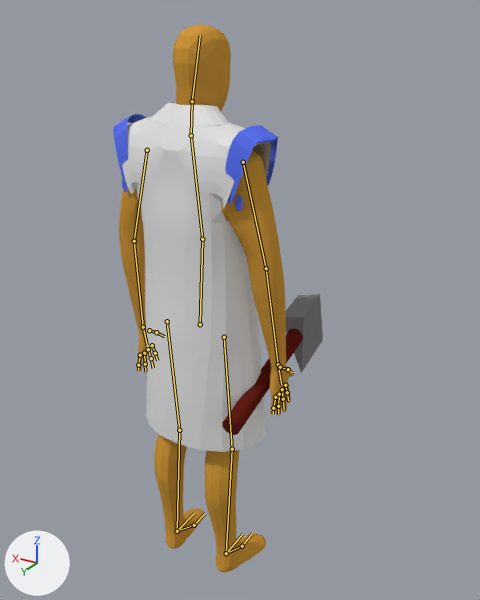
The Blender file RTS Dev Project/Assets/Models/Characters/greek/greek_carpenter.blend as it was, and as the next commit left it.
The view is the same before and after, from a 50 mm camera at (-3.32, 4.88, 5.59) aimed at (0.13, -0.87, 2.72). Lighting does not change. The marker at lower left points along +X, +Y and +Z. The bones that bend it are drawn over the model as lines.

Objects in the first picture: 'herramienta', 'human', 'roba', 'roba1'.
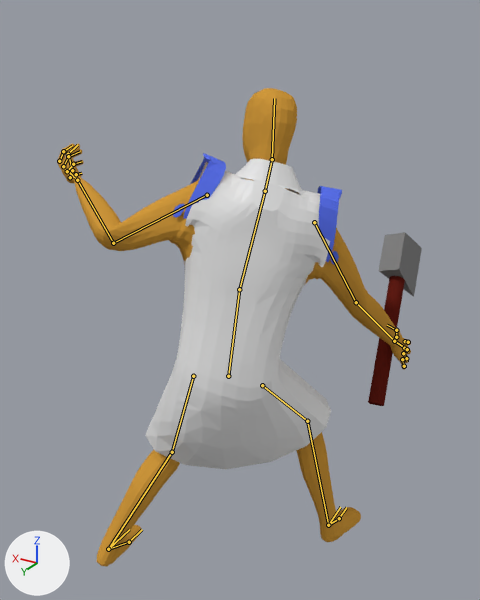
The newer file adds an action. The first version stands in its rest pose; the second is drawn at frame 20 of the action 'attack'.

The change in detail:
Bone 'torso' (bone_torso) moves from (0.0, 0.0, 0.0) to (0.226, -0.276, 0.016).
Bone 'torso' (bone_torso) turns from (0, 0, 0) to (-12, 27, -5) degrees about its own x, y and z.
Bone 'chest' (bone_chest) turns from (0, 0, 0) to (-1, 4, 7) degrees about its own x, y and z.
Bone 'head' (bone_head) turns from (0, 0, 0) to (-1, 21, 9) degrees about its own x, y and z.
Bone 'upper arm.L' (bone_upper_arm_l) moves from (0.0, 0.0, 0.0) to (0.035, -0.011, -0.005).
Bone 'hand.L' (bone_hand_l) turns from (0, 0, 0) to (46, -113, -43) degrees about its own x, y and z.
Bone 'upper thumb.L' (bone_upper_thumb_l) turns from (0, 0, 0) to (-5, -28, -25) degrees about its own x, y and z.
Bone 'lower thumb.L' (bone_lower_thumb_l) turns from (0, 0, 0) to (-34, -4, -28) degrees about its own x, y and z.
Bone 'upper middle.L' (bone_upper_middle_l) moves from (0.0, 0.0, 0.0) to (0.002, -0.001, 0.0).
Bone 'upper middle.L' (bone_upper_middle_l) turns from (0, 0, 0) to (5, -6, -50) degrees about its own x, y and z.
Bone 'lower middle.L' (bone_lower_middle_l) moves from (0.0, 0.0, 0.0) to (0.004, -0.002, 0.0).
Bone 'lower middle.L' (bone_lower_middle_l) turns from (0, 0, 0) to (4, -10, -66) degrees about its own x, y and z.
Bone 'upper index.L' (bone_upper_index_l) moves from (0.0, 0.0, 0.0) to (-0.002, 0.002, 0.0).
Bone 'upper index.L' (bone_upper_index_l) turns from (0, 0, 0) to (4, -11, -50) degrees about its own x, y and z.
Bone 'lower index.L' (bone_lower_index_l) moves from (0.0, 0.0, 0.0) to (-0.015, 0.006, -0.003).
Bone 'lower index.L' (bone_lower_index_l) turns from (0, 0, 0) to (9, -18, -65) degrees about its own x, y and z.
Bone 'upper ring.L' (bone_upper_ring_l) moves from (0.0, 0.0, 0.0) to (-0.003, -0.002, 0.0).
Bone 'upper ring.L' (bone_upper_ring_l) turns from (0, 0, 0) to (3, 6, 51) degrees about its own x, y and z.
Bone 'lower ring.L' (bone_lower_ring_l) moves from (0.0, 0.0, 0.0) to (0.017, -0.006, 0.001).
Bone 'lower ring.L' (bone_lower_ring_l) turns from (0, 0, 0) to (0, -3, -66) degrees about its own x, y and z.
Bone 'upper pinky.L' (bone_upper_pinky_l) moves from (0.0, 0.0, 0.0) to (0.003, 0.001, 0.0).
Bone 'upper pinky.L' (bone_upper_pinky_l) turns from (0, 0, 0) to (9, 18, 48) degrees about its own x, y and z.
Bone 'lower pinky.L' (bone_lower_pinky_l) moves from (0.0, 0.0, 0.0) to (0.006, 0.001, -0.001).
Bone 'lower pinky.L' (bone_lower_pinky_l) turns from (0, 0, 0) to (-1, 6, 65) degrees about its own x, y and z.
Bone 'lower arm.R' (bone_lower_arm_r) turns from (0, 0, 0) to (-7, 41, 77) degrees about its own x, y and z.
Bone 'hand.R' (bone_hand_r) turns from (0, 0, 0) to (0, -23, 2) degrees about its own x, y and z.
Bone 'upper thumb.R' (bone_upper_thumb_r) turns from (0, 0, 0) to (-5, 28, 25) degrees about its own x, y and z.
Bone 'lower thumb.R' (bone_lower_thumb_r) turns from (0, 0, 0) to (-5, -1, 36) degrees about its own x, y and z.
Bone 'lower middle.R' (bone_lower_middle_r) moves from (0.0, 0.0, 0.0) to (0.0, -0.005, 0.001).
Bone 'lower middle.R' (bone_lower_middle_r) turns from (0, 0, 0) to (1, 2, 7) degrees about its own x, y and z.
Bone 'lower index.R' (bone_lower_index_r) moves from (0.0, 0.0, 0.0) to (0.002, 0.009, -0.004).
Bone 'lower index.R' (bone_lower_index_r) turns from (0, 0, 0) to (1, 3, 7) degrees about its own x, y and z.
Bone 'lower arm ik.L' (bone_lower_arm_ik_l) moves from (0.0, 0.0, 0.0) to (1.26, -1.109, 1.713).
Bone 'upper arm ik.L' (bone_upper_arm_ik_l) moves from (0.0, 0.0, 0.0) to (5.608, 1.566, -3.223).
Bone 'lower leg.R' (bone_lower_leg_r) moves from (0.0, 0.0, 0.0) to (-0.005, 0.0, -0.001).
Bone 'lower leg.R' (bone_lower_leg_r) turns from (0, 0, 0) to (0, 0, -2) degrees about its own x, y and z.
Bone 'lower arm ik.R' (bone_lower_arm_ik_r) moves from (0.0, 0.0, 0.0) to (-0.702, -0.648, 0.228).
Bone 'upper arm ik.R' (bone_upper_arm_ik_r) moves from (0.0, 0.0, 0.0) to (-0.225, -0.151, 0.085).
Bone 'leg control.L' (bone_leg_control_l) moves from (0.0, 0.0, 0.0) to (-0.301, -0.383, 0.0).
Bone 'leg control.R' (bone_leg_control_r) moves from (0.0, 0.0, 0.0) to (0.485, 0.615, 0.0).

Boxes (x1, y1, x2, y2) around the edits, measured in the pictures (480 x 600 px):
'roba', posed (25% wider, 11% shorter)
    before: (122, 102, 271, 452)
    after: (145, 159, 331, 470)
'human', posed (101% wider, 13% shorter)
    before: (119, 25, 295, 573)
    after: (57, 88, 411, 567)
'herramienta', posed (46% narrower, 23% taller)
    before: (222, 294, 323, 435)
    after: (368, 232, 422, 406)
'roba1', posed (15% taller)
    before: (113, 114, 278, 211)
    after: (173, 153, 342, 265)
bone 'torso', root to tip
    before: (200, 324) to (202, 239)
    after: (228, 376) to (239, 289)
bone 'chest', root to tip
    before: (202, 239) to (191, 135)
    after: (239, 289) to (265, 191)
bone 'head', root to tip
    before: (192, 101) to (200, 35)
    after: (272, 159) to (274, 98)
bone 'upper arm.L', root to tip
    before: (147, 150) to (134, 241)
    after: (207, 195) to (113, 243)
bone 'hand.L', root to tip
    before: (143, 327) to (147, 345)
    after: (77, 180) to (65, 169)
bone 'upper thumb.L', root to tip
    before: (149, 330) to (156, 332)
    after: (72, 170) to (68, 154)
bone 'lower thumb.L', root to tip
    before: (156, 332) to (164, 336)
    after: (68, 154) to (77, 145)
bone 'upper middle.L', root to tip
    before: (148, 349) to (151, 358)
    after: (63, 166) to (68, 156)
bone 'lower middle.L', root to tip
    before: (151, 358) to (153, 368)
    after: (68, 156) to (80, 151)
bone 'upper index.L', root to tip
    before: (152, 345) to (155, 353)
    after: (59, 161) to (63, 151)
bone 'lower index.L', root to tip
    before: (155, 353) to (157, 360)
    after: (63, 151) to (72, 145)
bone 'upper ring.L', root to tip
    before: (144, 353) to (145, 364)
    after: (67, 171) to (73, 164)
bone 'lower ring.L', root to tip
    before: (145, 364) to (145, 371)
    after: (73, 164) to (82, 161)
bone 'upper pinky.L', root to tip
    before: (140, 355) to (138, 365)
    after: (70, 177) to (76, 174)
bone 'lower pinky.L', root to tip
    before: (138, 365) to (138, 370)
    after: (76, 174) to (81, 173)
bone 'lower arm.R', root to tip
    before: (266, 268) to (278, 364)
    after: (356, 302) to (394, 341)
bone 'hand.R', root to tip
    before: (278, 364) to (281, 384)
    after: (394, 341) to (403, 346)
bone 'upper thumb.R', root to tip
    before: (280, 367) to (288, 369)
    after: (396, 337) to (396, 330)
bone 'lower thumb.R', root to tip
    before: (288, 369) to (292, 372)
    after: (396, 330) to (387, 325)
bone 'lower middle.R', root to tip
    before: (283, 399) to (284, 409)
    after: (407, 349) to (408, 352)
bone 'lower index.R', root to tip
    before: (287, 392) to (288, 400)
    after: (408, 342) to (409, 343)
bone 'lower leg.R', root to tip
    before: (232, 449) to (226, 553)
    after: (307, 421) to (328, 525)
